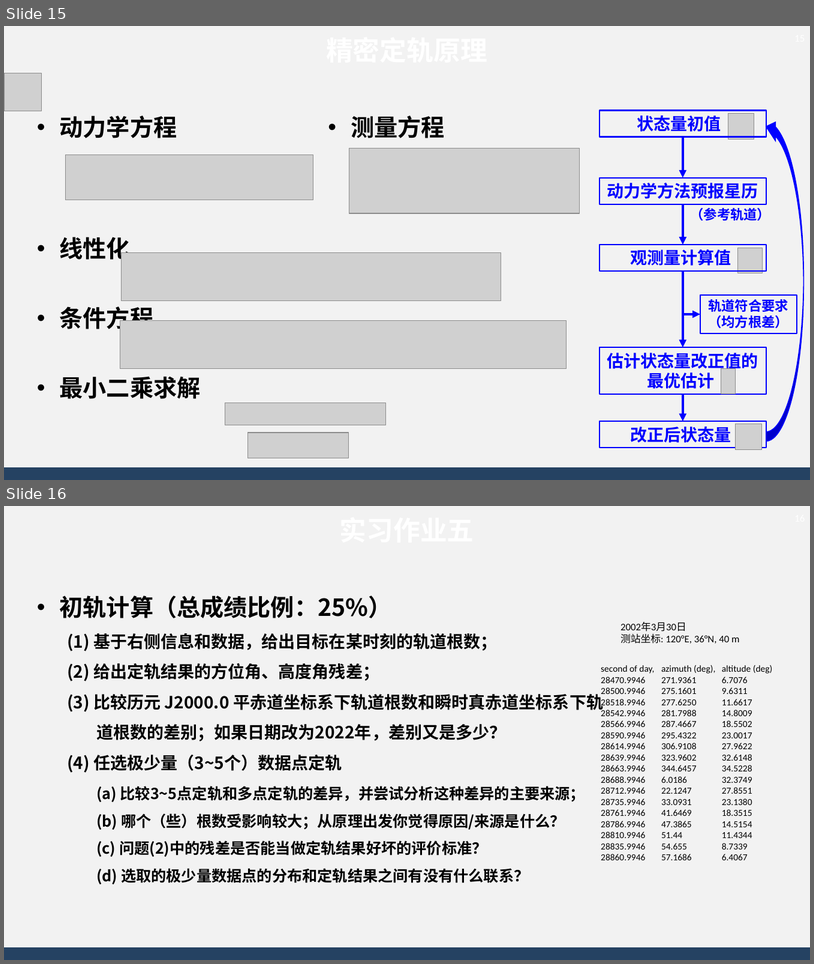
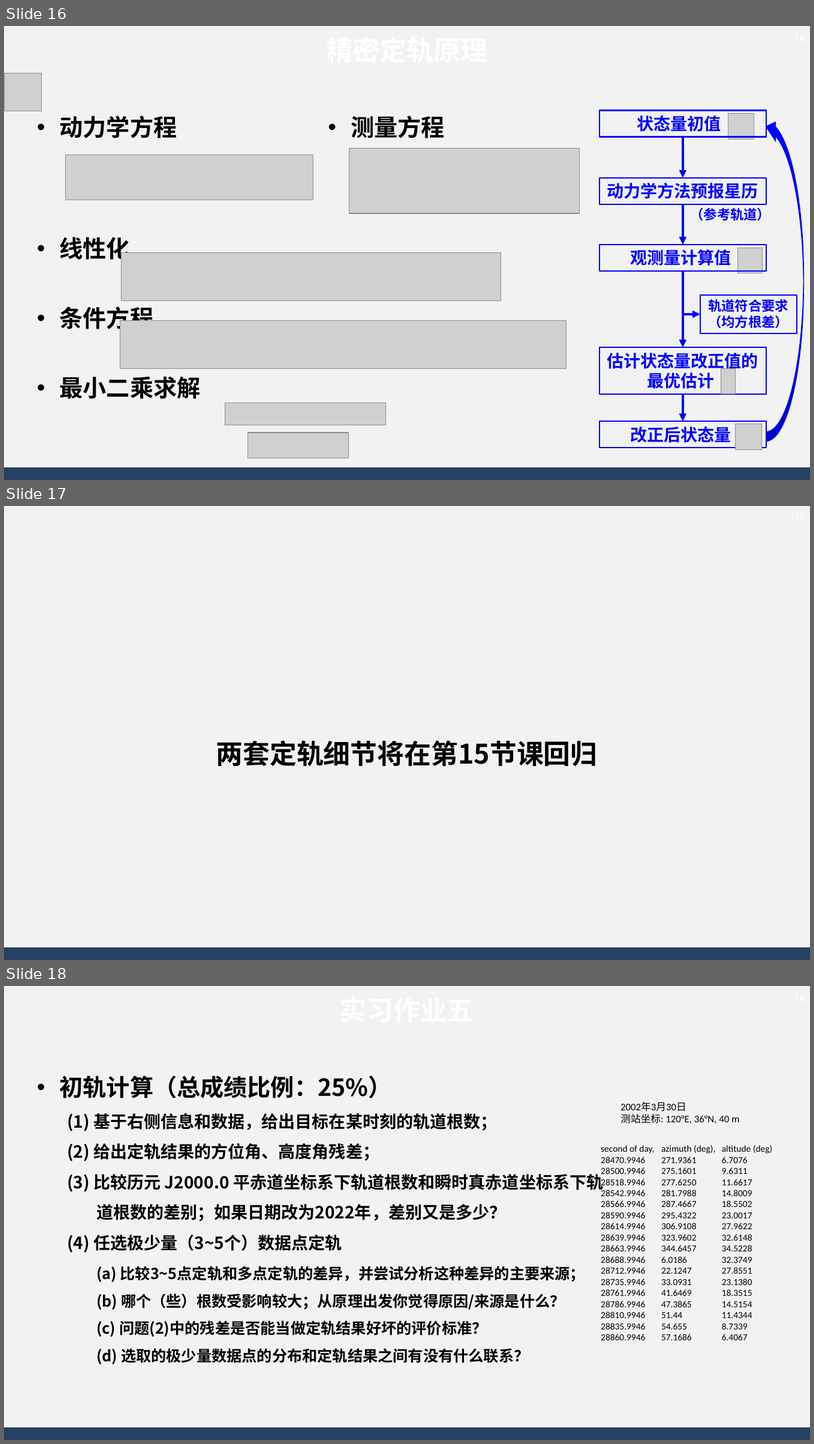
Before and after one commit to AsBackup/DAOSSA, a slide deck: 11 初轨确定和精密定轨原理.pptx. Shown one above the other, each under a label of ours: slides 15 and 16 before the commit, slides 16, 17 and 18 after it. The pictures are 814x964 and 814x1444 pixels, drawn with LibreOffice and Linux fonts; fonts in the diff are those of the drawing; grey boxes stand for pictures; background and template pictures are left out. Boxes give left, top, right and bottom in pixels: in the first picture for what was removed or moved away, otherwise in the second. Text is boxed around its words. In the diff, an @@ line names an element or a change of style, - is before the commit and + after.

```diff
--- a/11 初轨确定和精密定轨原理.pptx
+++ b/11 初轨确定和精密定轨原理.pptx
@@ slide 17 added at [4, 506, 810, 960], background #F2F2F2; not listed: 1 template element that a slide beside it also shows @@
@@ page number added at [782, 506, 810, 530], 12 pt, text #FFFFFF @@
+17
@@ text added at [216, 740, 598, 766], 32 pt, text #000000, bold @@
+两套定轨细节将在第15节课回归
@@ what was slide 15 is now slide 16 @@
@@ what was slide 16 is now slide 18 @@
```
Also in this commit, not shown: 1 slide changed, 1 other slide added, 1 other file.
